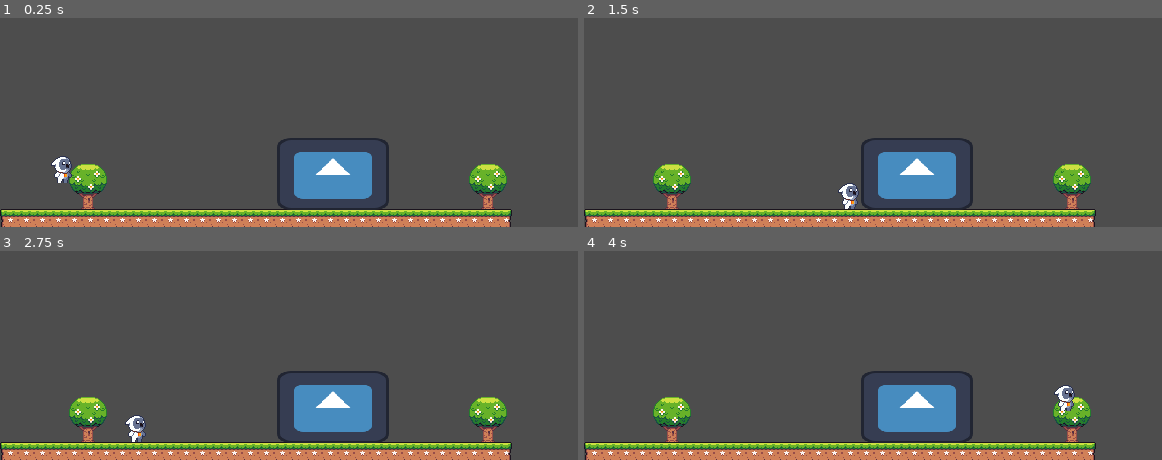
Above: before the commit, frames 1-4 (two rows, left to right).
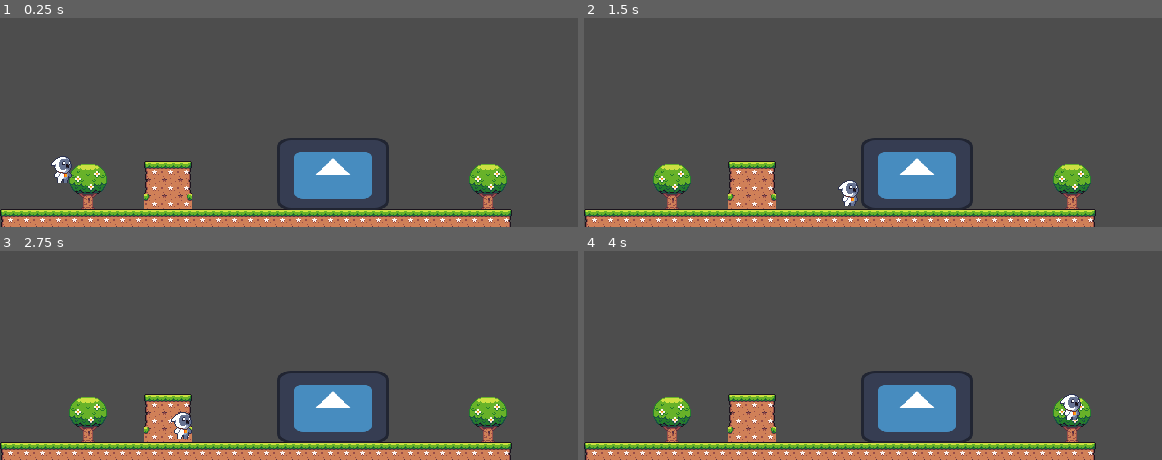
Above: after the commit, the same moments.

Repository: kaaztro/repositorio-KP
Game: Godot game, scene res://Cena Teste 2D.tscn
Two runs of this game, one before a commit and one after it. Both use one fixed random seed, a clock stepped at 60 frames per second and the inputs below. The project has no main scene, so this scene is started directly. The engine's default icon, where the game draws it, is replaced by a stand-in: a white triangle on a blue panel in a dark square.
Inputs:
- Up to frame 1 (0.25 s): no input
- Up to frame 2 (1.5 s): tap Enter (ui_accept) at 0.5, 0.77 s; hold D (ui_right) from 0.53 s (still down)
- Up to frame 3 (2.75 s): tap Enter (ui_accept) at 1.52 s; release D (ui_right) at 2.03 s; hold A (ui_left) from 2.03 s (still down)
- Up to frame 4 (4 s): release A (ui_left) at 2.78 s; hold D (ui_right) from 2.78 s (still down); tap Enter (ui_accept) at 3.02, 3.77 s

The runs differ from the first frame. In frame 1, 1.9% of the frame differs, in the area x 24-34%, y 68-92%; in frame 2, 2.1%; in frame 3, 2.2%; in frame 4, 2.3%, in the area x 24-86%, y 64-92%.

Commit message:
tilemap com colisão

Diff:
--- a/novo-projeto-teste-pedrones/Cena Teste 2D.tscn
+++ b/novo-projeto-teste-pedrones/Cena Teste 2D.tscn
@@ -9,26 +9,39 @@
 [sub_resource type="TileSetAtlasSource" id="TileSetAtlasSource_vwbca"]
 texture = ExtResource("1_mqg5i")
 3:1/0 = 0
+3:1/0/physics_layer_0/polygon_0/points = PackedVector2Array(-8, -8, 8, -8, 8, 8, -8, 8)
 4:1/0 = 0
+4:1/0/physics_layer_0/polygon_0/points = PackedVector2Array(-8, -8, 8, -8, 8, 8, -8, 8)
 5:1/0 = 0
+5:1/0/physics_layer_0/polygon_0/points = PackedVector2Array(-8, -8, 8, -8, 8, 8, -8, 8)
 11:1/0 = 0
+11:1/0/physics_layer_0/polygon_0/points = PackedVector2Array(-8, -8, 8, -8, 8, 8, -8, 8)
 3:2/0 = 0
 4:2/0 = 0
 5:2/0 = 0
 11:2/0 = 0
 1:3/0 = 0
+1:3/0/physics_layer_0/polygon_0/points = PackedVector2Array(-8, -8, 8, -8, 8, 8, -8, 8)
 2:3/0 = 0
+2:3/0/physics_layer_0/polygon_0/points = PackedVector2Array(-8, -8, 8, -8, 8, 8, -8, 8)
 3:3/0 = 0
 4:3/0 = 0
 5:3/0 = 0
 6:3/0 = 0
+6:3/0/physics_layer_0/polygon_0/points = PackedVector2Array(-8, -8, 8, -8, 8, 8, -8, 8)
 7:3/0 = 0
+7:3/0/physics_layer_0/polygon_0/points = PackedVector2Array(-8, -8, 8, -8, 8, 8, -8, 8)
 9:3/0 = 0
+9:3/0/physics_layer_0/polygon_0/points = PackedVector2Array(-8, -8, 8, -8, 8, 8, -8, 8)
 10:3/0 = 0
+10:3/0/physics_layer_0/polygon_0/points = PackedVector2Array(-8, -8, 8, -8, 8, 8, -8, 8)
 11:3/0 = 0
 12:3/0 = 0
+12:3/0/physics_layer_0/polygon_0/points = PackedVector2Array(-8, -8, 8, -8, 8, 8, -8, 8)
 13:3/0 = 0
+13:3/0/physics_layer_0/polygon_0/points = PackedVector2Array(-8, -8, 8, -8, 8, 8, -8, 8)
 15:3/0 = 0
+15:3/0/physics_layer_0/polygon_0/points = PackedVector2Array(-8, -8, 8, -8, 8, 8, -8, 8)
 1:4/0 = 0
 2:4/0 = 0
 3:4/0 = 0
@@ -76,6 +89,7 @@
 12:5/0 = 0
 
 [sub_resource type="TileSet" id="TileSet_x734l"]
+physics_layer_0/collision_layer = 1
 sources/0 = SubResource("TileSetAtlasSource_vwbca")
 sources/1 = SubResource("TileSetAtlasSource_x734l")
 
@@ -117,9 +131,6 @@
 
 [sub_resource type="CapsuleShape2D" id="CapsuleShape2D_i8157"]
 
-[sub_resource type="RectangleShape2D" id="RectangleShape2D_k7tio"]
-size = Vector2(890, 16)
-
 [sub_resource type="RectangleShape2D" id="RectangleShape2D_mylff"]
 size = Vector2(128, 128)
 
@@ -130,7 +141,7 @@
 tile_set = SubResource("TileSet_x734l")
 format = 2
 layer_0/name = "chao"
-layer_0/tile_data = PackedInt32Array(1245184, 196608, 1, 131 …(1214 unchanged characters)… , 1245215, 327680, 1, 1310751, 458752, 4)
+layer_0/tile_data = PackedInt32Array(1245184, 196608, 1, 131 …(1214 unchanged characters)… , 1245215, 327680, 1, 1310751, 458752, 4, 1048585, 196608, 1, 1114121, 196608, 2, 1179657, 196608, 3, 1048586, 262144, 1, 1114122, 262144, 2, 1179658, 262144, 3, 1048587, 327680, 1, 1114123, 327680, 2, 1179659, 327680, 3)
 layer_1/name = "dec-cenario"
 layer_1/tile_data = PackedInt32Array(1114117, 589825, 1, 1114142, 589825, 1)
 
@@ -149,12 +160,6 @@
 position = Vector2(26, 9)
 shape = SubResource("CapsuleShape2D_i8157")
 
-[node name="StaticBody2D" type="StaticBody2D" parent="."]
-position = Vector2(343, 313)
-
-[node name="CollisionShape2D" type="CollisionShape2D" parent="StaticBody2D"]
-shape = SubResource("RectangleShape2D_k7tio")
-
 [node name="StaticBody2D2" type="StaticBody2D" parent="."]
 position = Vector2(333, 267)
 scale = Vector2(0.87999755, 0.56000245)
Not shown: 1 places in novo-projeto-teste-pedrones/Cena Teste 2D.tscn that only renumber resources
